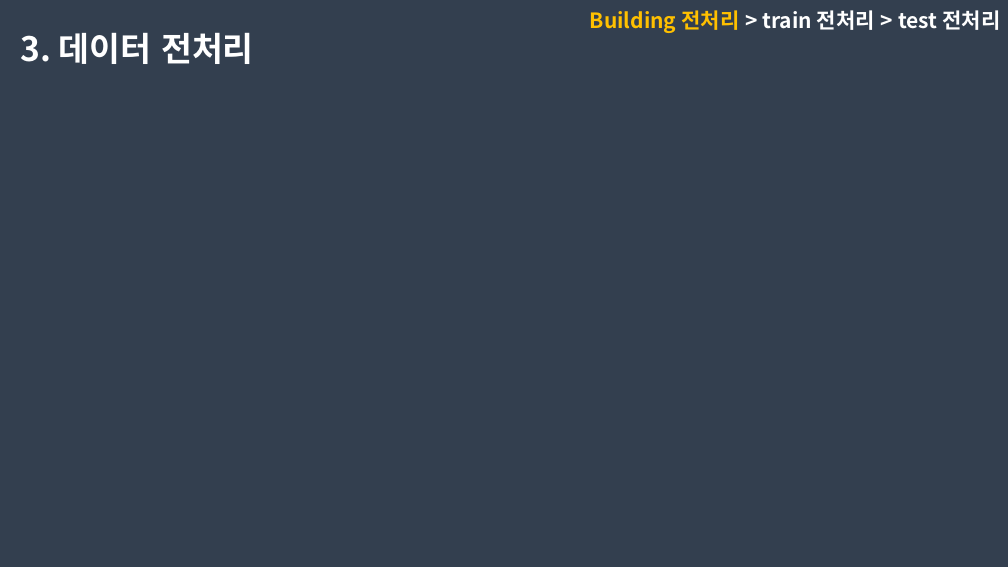
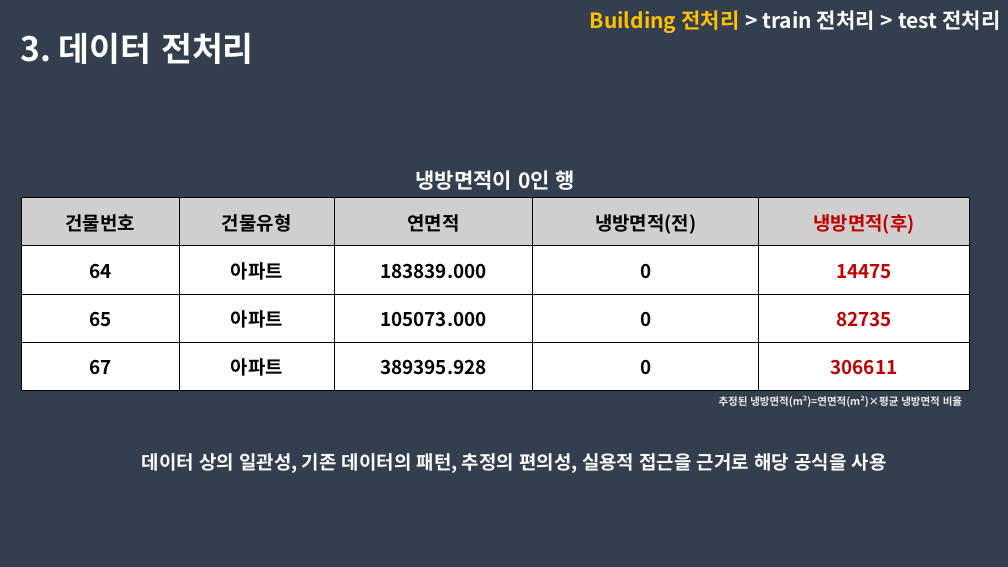
Before and after one commit to dongkieric98/-, a slide deck: slide 14 of electricity.pptx. Drawn at 1008x567 pixels with LibreOffice and Linux fonts; fonts in the diff are those of the drawing. Boxes give left, top, right and bottom in pixels: in the first picture for what was removed or moved away, otherwise in the second. Text is boxed around its words. In the diff, an @@ line names an element or a change of style, - is before the commit and + after.

Commit message:
ppt 전처리 파트 추가 작성 및 관련 eda 내용 추가

```diff
--- a/electricity.pptx
+++ b/electricity.pptx
@@ text added at (x1=415, y1=170, x2=575, y2=190), 20 pt, text #FFFFFF, bold @@
+냉방면적이 0인 행
@@ table added at (x1=21, y1=198, x2=969, y2=391), 4 rows, 5 columns @@
+건물번호 | 건물유형 | 연면적 | 냉방면적(전) | 냉방면적(후)
+64 | 아파트 | 183839.000 | 0 | 14475
+65 | 아파트 | 105073.000 | 0 | 82735
+67 | 아파트 | 389395.928 | 0 | 306611
@@ text added at (x1=719, y1=395, x2=962, y2=407), 10 pt, text #ECECEC, bold @@
+추정된 냉방면적(m²)=연면적(m²)×평균 냉방면적 비율
@@ text added at (x1=142, y1=453, x2=887, y2=473), 18 pt, text #FFFFFF, bold @@
+  데이터 상의 일관성, 기존 데이터의 패턴, 추정의 편의성, 실용적 접근을 근거로 해당 공식을 사용
```
Also in this commit, not shown: 11 other slides changed, 1 other file.
